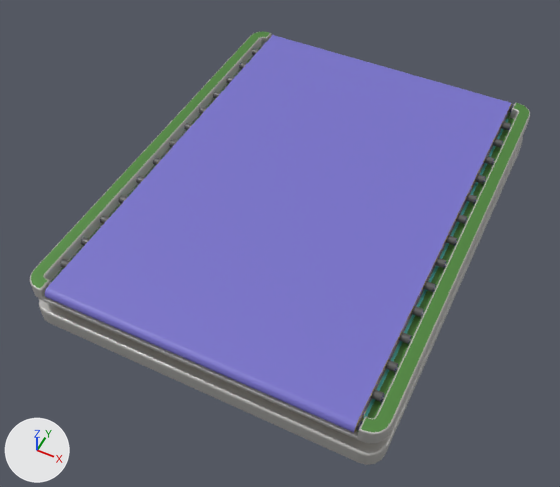
One commit to the FBX model Assets/Art/Mesh/SM_Booster_Platform_01.fbx: the scene before it, then after it.
Both versions are drawn from a 50 mm lens placed at (8.8, -19.8, 22.8), pointed at (-0.3, -1.6, 0.2). Arrows for +X, +Y and +Z are at lower left; the lights stay in place. Where no turn or scale is listed for an object, it has been applied to the vertices.

Objects in the first picture: 'SM_Booster_Platform_01'.
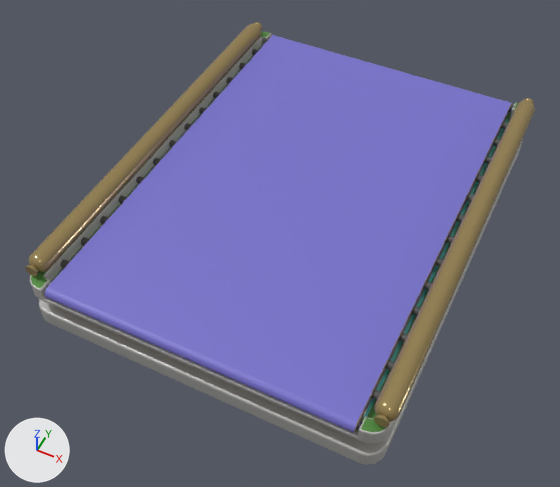
Where the newer file only moved an object's origin or applied its transform, the numbers keep the older frame.

What differs and where, as boxes (x1, y1, x2, y2) in the pictures (560 x 487 px):
'SM_Booster_Sausage_Barrier_02', added (brown): after (25, 22, 535, 427)

Patch to the scene script:
```diff
--- a/Assets/Art/Mesh/SM_Booster_Platform_01.fbx.py
+++ b/Assets/Art/Mesh/SM_Booster_Platform_01.fbx.py
@@ mat_m_sausage_barrier_02 @@
+mat_m_sausage_barrier_02 = principled_material('M_Sausage_Barrier_02')
+mat_m_sausage_barrier_02.base_color = (0.4, 0.297, 0.12)  # brown #aa9461
+mat_m_sausage_barrier_02.metallic = 0.5
+mat_m_sausage_barrier_02.roughness = 0.2
@@ me_nurbspath_005 @@
+me_nurbspath_005.from_pydata(...)  # 1732 vertices, 1728 faces; spans x -6.8..6.8, y -8.4..8.4, z 2.0..2.7
+me_nurbspath_005.materials.append(mat_m_sausage_barrier_02)  # brown #aa9461
@@ ob_sm_booster_sausage_barrier_02 @@
+ob_sm_booster_sausage_barrier_02 = bpy.data.objects.new('SM_Booster_Sausage_Barrier_02', me_nurbspath_005)
+ob_sm_booster_sausage_barrier_02.location = (0.0, 0.0, 0.0)
```
